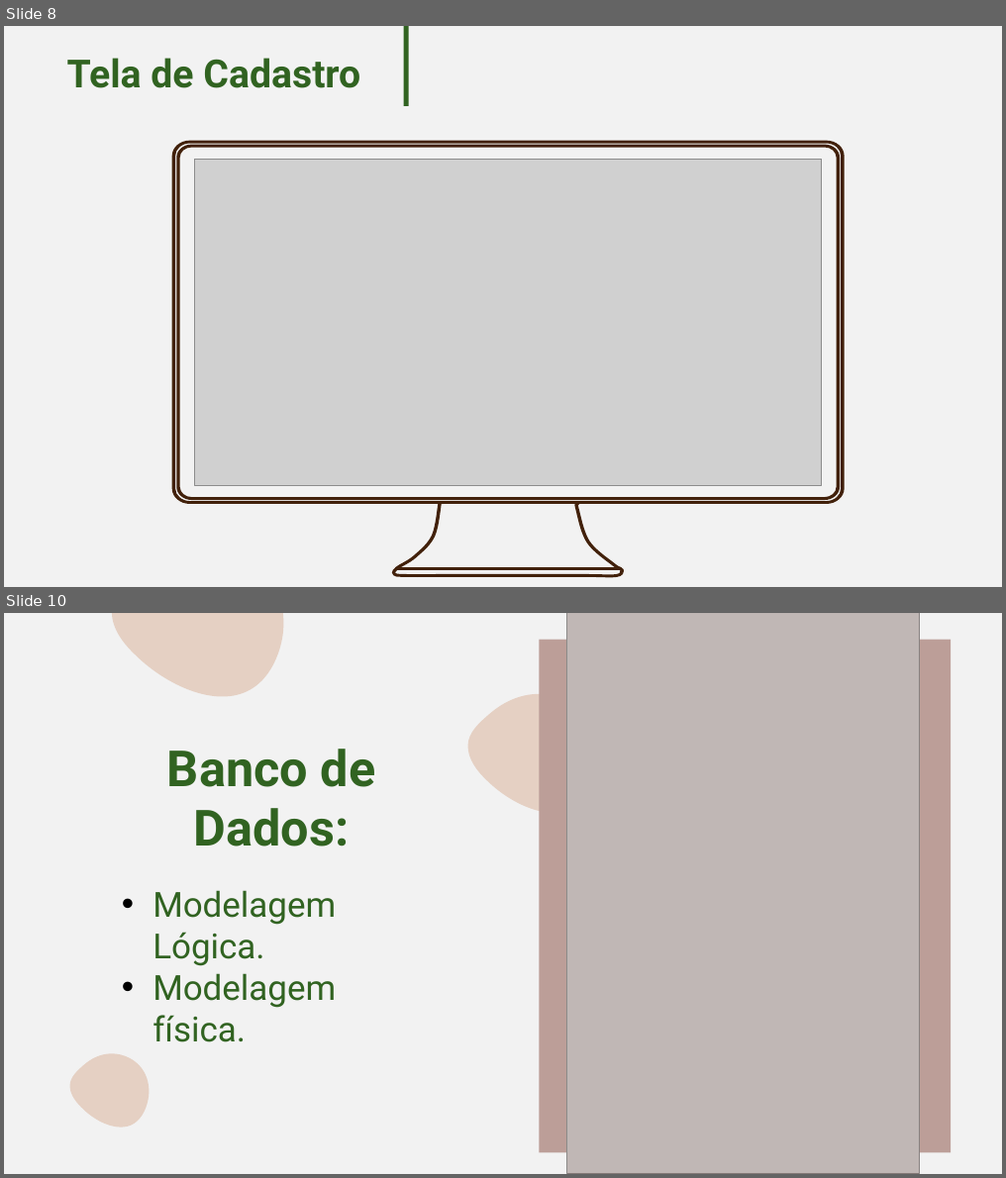
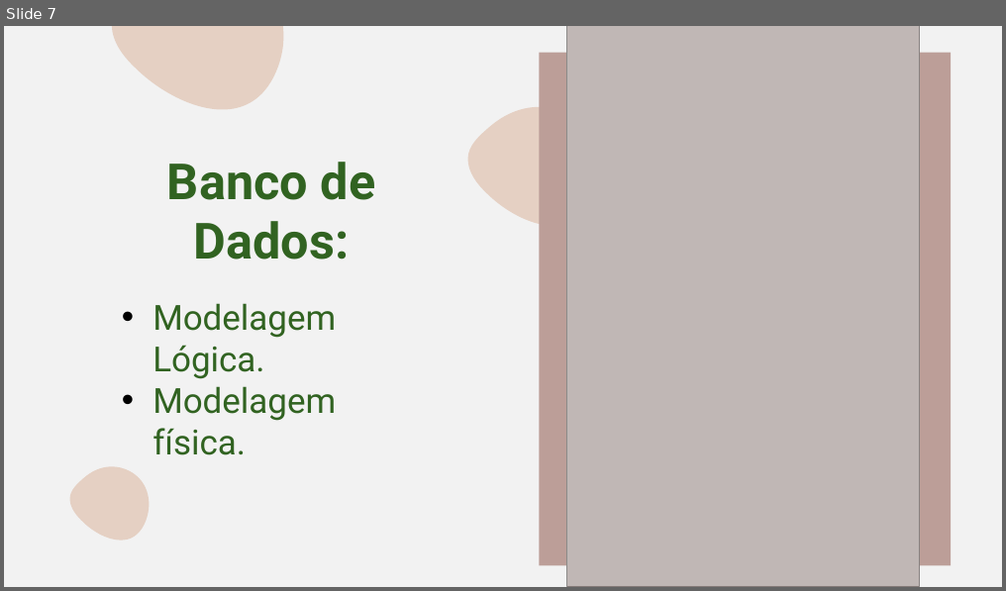
Before and after one commit to Lucassouza849/coffee-solutions, a slide deck: Apresentação - PowerPoint/Apresentação Coffee Solutions sprint2.pptx. Shown one above the other, each under a label of ours: slides 8 and 10 before the commit, slide 7 after it; the slides between them are not shown. The pictures are 1006x1178 and 1006x591 pixels, drawn with LibreOffice and Linux fonts; fonts in the diff are those of the drawing; grey boxes stand for pictures. Boxes give left, top, right and bottom in pixels: in the first picture for what was removed or moved away, otherwise in the second. Text is boxed around its words. In the diff, an @@ line names an element or a change of style, - is before the commit and + after.

```diff
--- a/Apresentação - PowerPoint/Apresentação Coffee Solutions sprint2.pptx
+++ b/Apresentação - PowerPoint/Apresentação Coffee Solutions sprint2.pptx
@@ slide 8 removed at (4,26,1002,587), background #FFFFFF @@
@@ rectangle removed at (4,26,1002,586) @@
@@ rectangle removed at (404,26,409,106) @@
@@ title removed at (67,58,360,88) @@
-Tela de Cadastro
@@ picture removed at (195,159,822,486) @@
@@ group removed at (171,141,845,577): 6 freeform shapes @@
@@ what was slide 10 is now slide 7 @@
```
Also in this commit, not shown: 4 slides changed, 2 other slides removed.
